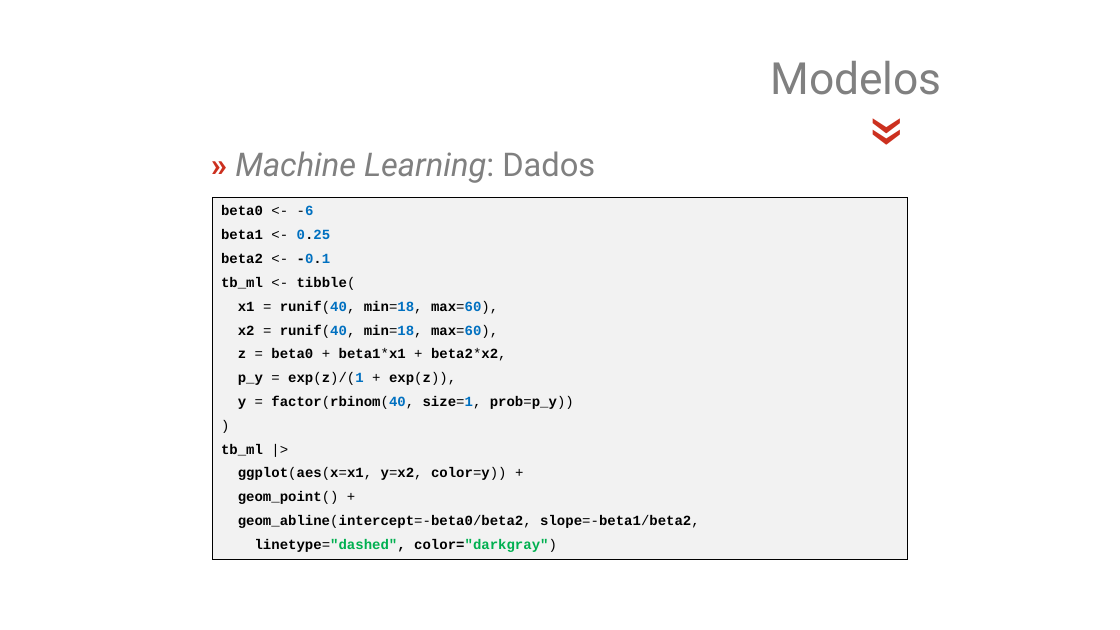
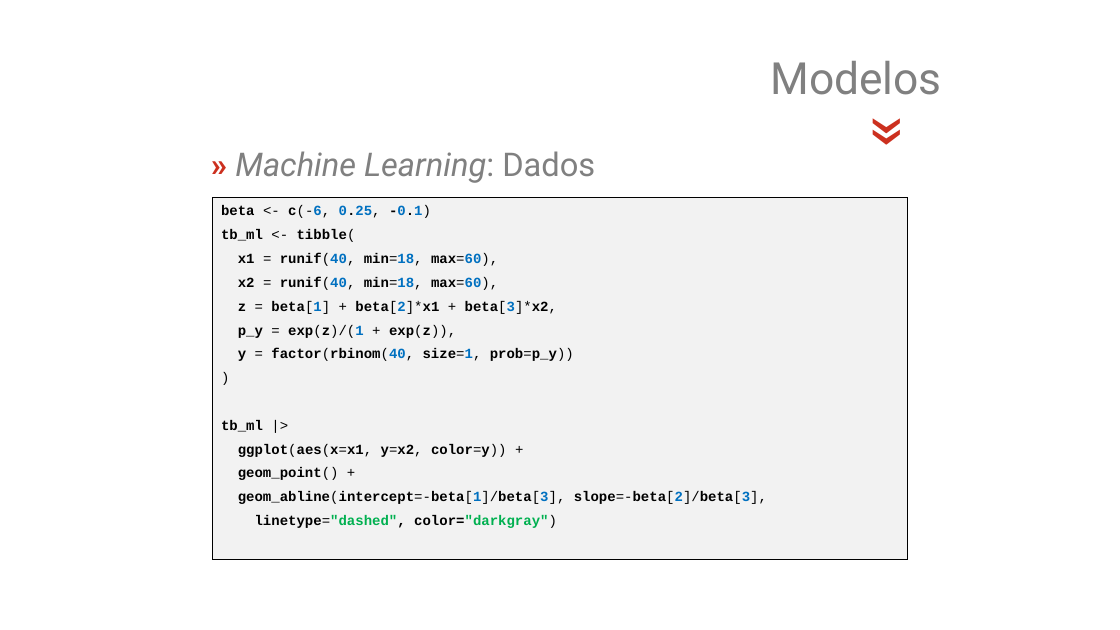
Before and after one commit to jsollari/DSR-II2026, a slide deck: slide 25 of docs/DSR-II2026_JL_slides.pptx. Drawn at 1120x630 pixels with LibreOffice and Linux fonts; fonts in the diff are those of the drawing; background and template pictures are left out. Boxes give left, top, right and bottom in pixels: in the first picture for what was removed or moved away, otherwise in the second. Text is boxed around its words. In the diff, an @@ line names an element or a change of style, - is before the commit and + after.

```diff
--- a/docs/DSR-II2026_JL_slides.pptx
+++ b/docs/DSR-II2026_JL_slides.pptx
@@ text in rectangle at (x1=221, y1=205, x2=431, y2=218): text changed @@
-beta0 <- -6
-beta1 <- 0.25
-beta2 <- -0.1
+beta <- c(-6, 0.25, -0.1)
@@ text in rectangle at (x1=238, y1=301, x2=557, y2=314): text changed @@
-z = beta0 + beta1*x1 + beta2*x2,
+z = beta[1] + beta[2]*x1 + beta[3]*x2,
@@ text in rectangle at (x1=238, y1=491, x2=767, y2=504): text changed @@
-geom_abline(intercept=-beta0/beta2, slope=-beta1/beta2,
+geom_abline(intercept=-beta[1]/beta[3], slope=-beta[2]/beta[3],
```
Also in this commit, not shown: 15 other slides changed, 33 other files.
